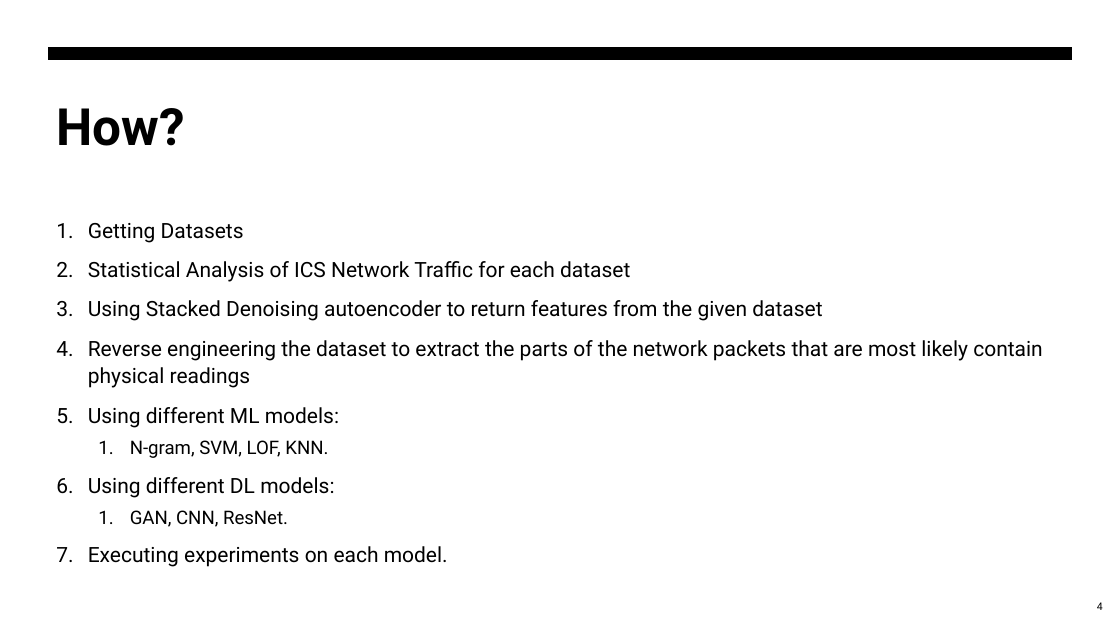
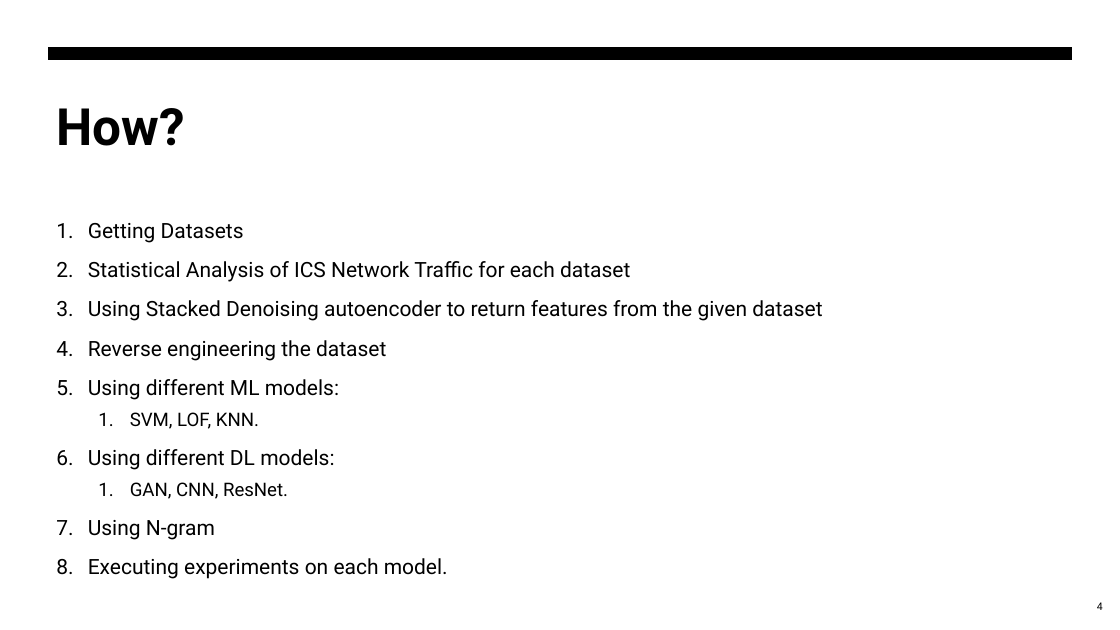
Before and after one commit to abdelazizSalah/Study_Project, a slide deck: slide 4 of Assignment6/Final_presentation.pptx. Drawn at 1120x630 pixels with LibreOffice and Linux fonts; fonts in the diff are those of the drawing. Boxes give left, top, right and bottom in pixels: in the first picture for what was removed or moved away, otherwise in the second. Text is boxed around its words. In the diff, an @@ line names an element or a change of style, - is before the commit and + after.

```diff
--- a/Assignment6/Final_presentation.pptx
+++ b/Assignment6/Final_presentation.pptx
@@ text at (88,340,386,361): text changed @@
-4. Reverse engineering the dataset to extract the parts of the network packets that are most likely contain physical readings
+4. Reverse engineering the dataset
@@ text at (130,412,259,429): text changed @@
-  1. N-gram, SVM, LOF, KNN.
+  1. SVM, LOF, KNN.
@@ text at (88,520,215,540): paragraph added @@
+7. Using N-gram
```
Also in this commit, not shown: 6 other slides changed, 13 slides added, 1 slide removed, 2 other files.
